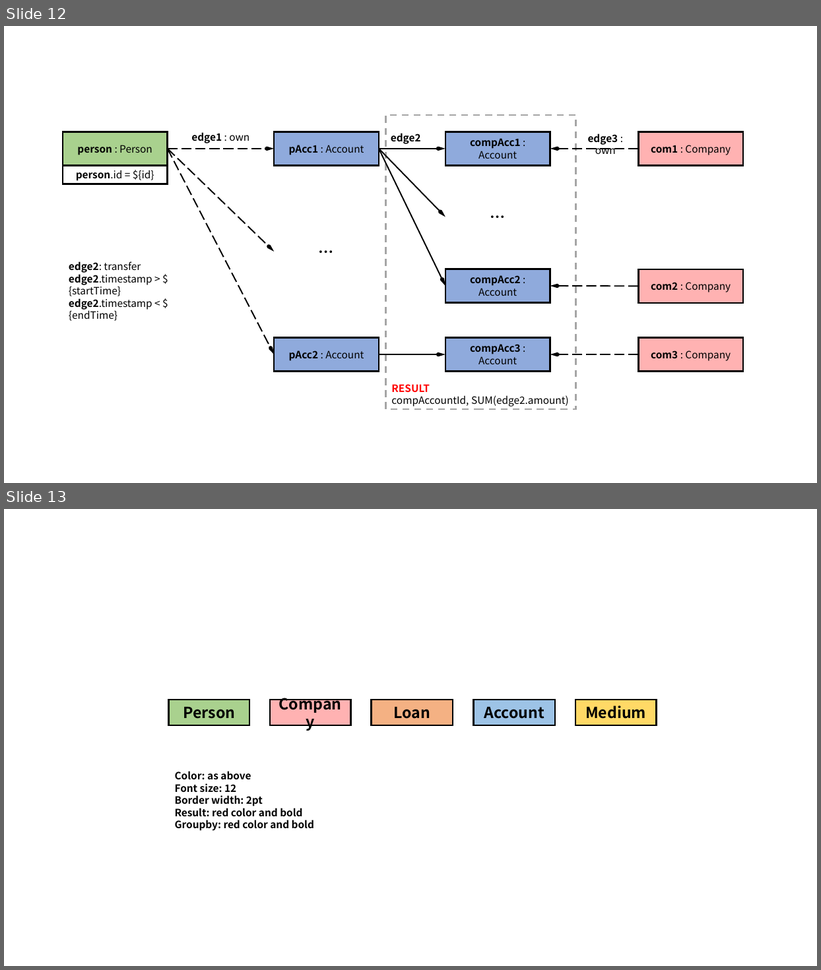
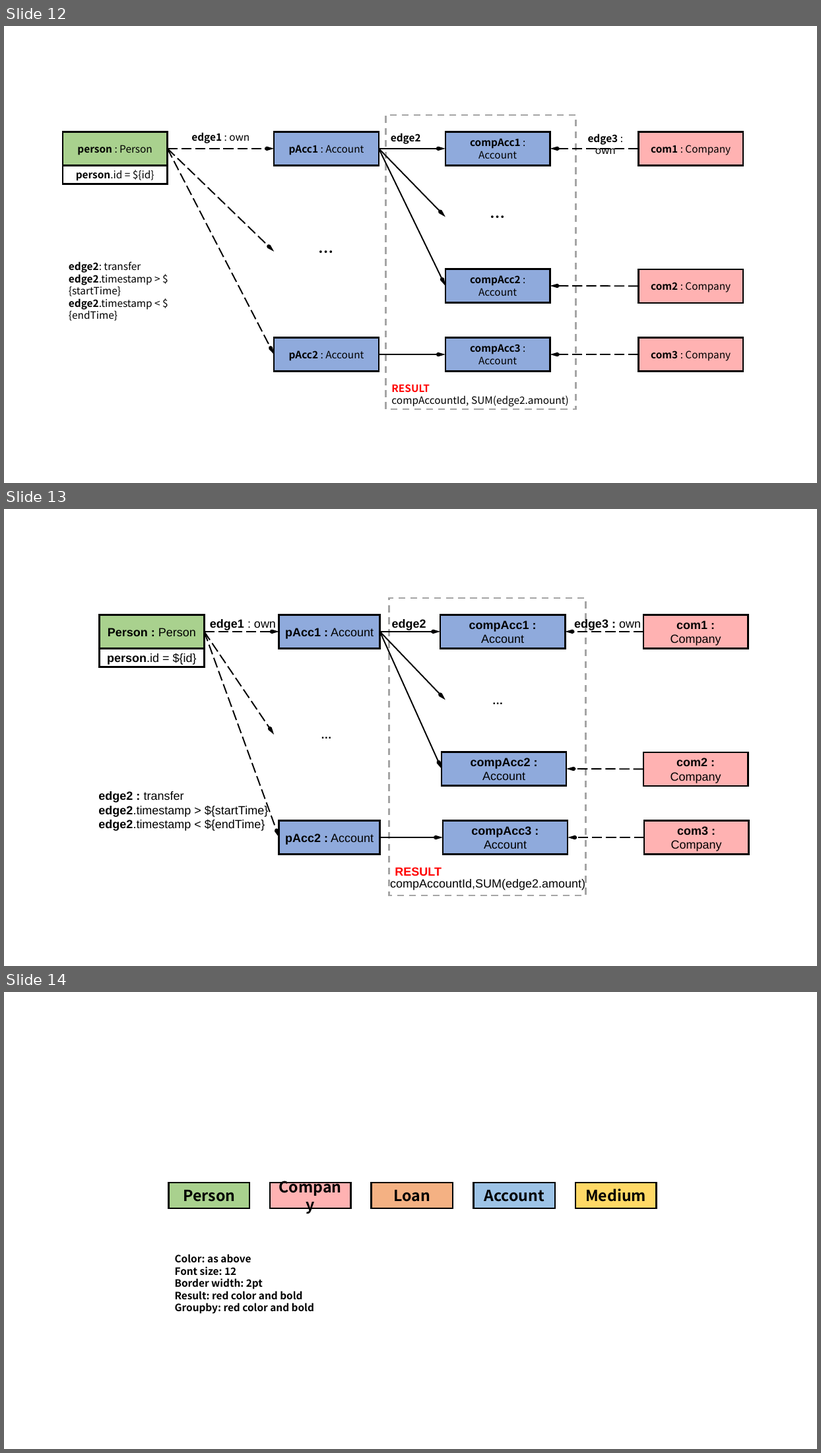
Before and after one commit to ldbc/ldbc_finbench_docs, a slide deck: patterns/transaction-complex-read.pptx. Shown one above the other, each under a label of ours: slides 12 and 13 before the commit, slides 12, 13 and 14 after it. The pictures are 821x970 and 821x1453 pixels, drawn with LibreOffice and Linux fonts; fonts in the diff are those of the drawing. Boxes give left, top, right and bottom in pixels: in the first picture for what was removed or moved away, otherwise in the second. Text is boxed around its words. In the diff, an @@ line names an element or a change of style, - is before the commit and + after.

```diff
--- a/patterns/transaction-complex-read.pptx
+++ b/patterns/transaction-complex-read.pptx
@@ slide 13 added at box(4, 509, 817, 966), background #FFFFFF @@
@@ rectangle added at box(389, 598, 586, 896), outline #A5A5A5 2 pt dashed, 14 pt, text #FF0000, bold @@
+RESULT
@@ rectangle added at box(99, 615, 204, 649), fill #A9D18E, outline #000000 2 pt, 14 pt, text #000000, bold @@
+Person : Person
@@ text added at box(210, 619, 276, 631), 14 pt, text #000000, bold @@
+edge1 : own
@@ rectangle added at box(279, 615, 380, 649), fill #8FAADC, outline #000000 2 pt, 14 pt, text #000000 @@
+pAcc1 : Account
@@ text added at box(392, 619, 426, 630), 14 pt, text #000000, bold @@
+edge2
@@ rectangle added at box(441, 615, 566, 649), fill #8FAADC, outline #000000 2 pt, 14 pt, text #000000, bold @@
+compAcc1 : Account
@@ text added at box(574, 619, 641, 630), 14 pt, text #000000, bold @@
+edge3 : own
@@ rectangle added at box(644, 615, 748, 649), fill #FF0000 at 30% opacity, outline #000000 2 pt, 14 pt, text #000000 @@
+com1 : Company
@@ arrow added from (204, 632) to (279, 632), #000000 1.5 pt dashed @@
@@ arrow added from (204, 632) to (274, 735), #000000 1.5 pt dashed @@
@@ arrow added from (204, 632) to (279, 838), #000000 1.5 pt dashed @@
@@ arrow added from (380, 632) to (441, 632), #000000 1.5 pt @@
@@ arrow added from (380, 632) to (446, 700), #000000 1.5 pt @@
@@ arrow added from (380, 632) to (442, 769), #000000 1.5 pt @@
@@ arrow added from (644, 632) to (565, 632), #000000 1.5 pt dashed @@
@@ rectangle added at box(99, 649, 204, 667), outline #000000 2 pt, 14 pt, text #000000 @@
+person.id = ${id}
@@ text added at box(446, 683, 550, 717), 13 pt, text #000000, bold @@
+…
@@ text added at box(274, 718, 379, 751), 13 pt, text #000000, bold @@
+…
@@ rectangle added at box(442, 753, 567, 786), fill #8FAADC, outline #000000 2 pt, 14 pt, text #000000, bold @@
+compAcc2 : Account
@@ rectangle added at box(644, 753, 748, 786), fill #FF0000 at 30% opacity, outline #000000 2 pt, 14 pt, text #000000 @@
+com2 : Company
@@ arrow added from (644, 770) to (566, 769), #000000 1.5 pt dashed @@
@@ text added at box(98, 791, 268, 831), 14 pt, text #000000 @@
+edge2 : transfer
+edge2.timestamp > ${startTime}
+edge2.timestamp < ${endTime}
@@ rectangle added at box(279, 821, 380, 854), fill #8FAADC, outline #000000 2 pt, 14 pt, text #000000 @@
+pAcc2 : Account
@@ rectangle added at box(443, 821, 568, 854), fill #8FAADC, outline #000000 2 pt, 14 pt, text #000000, bold @@
+compAcc3 : Account
@@ rectangle added at box(644, 821, 748, 854), fill #FF0000 at 30% opacity, outline #000000 2 pt, 14 pt, text #000000 @@
+com3 : Company
@@ arrow added from (380, 838) to (443, 838), #000000 1.5 pt @@
@@ arrow added from (644, 838) to (568, 838), #000000 1.5 pt dashed @@
@@ text added at box(390, 879, 585, 890), 14 pt, text #000000 @@
+compAccountId,SUM(edge2.amount)
@@ what was slide 13 is now slide 14 @@
```
Also in this commit, not shown: 1 other file.
